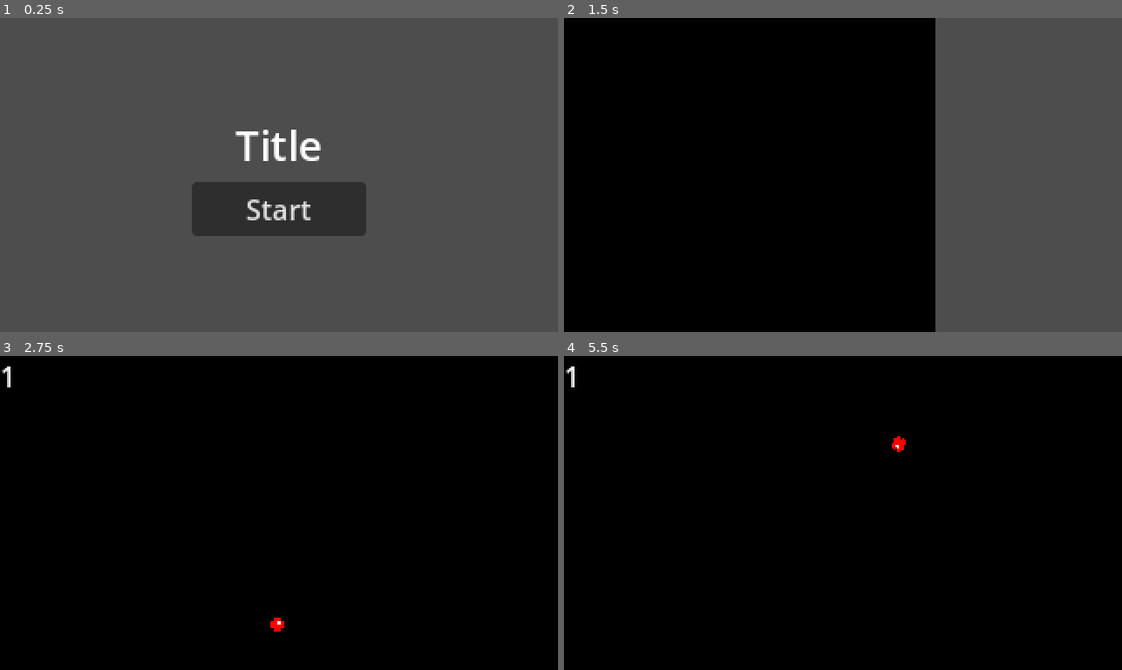
Above: before the commit, frames 1-4 (two rows, left to right).
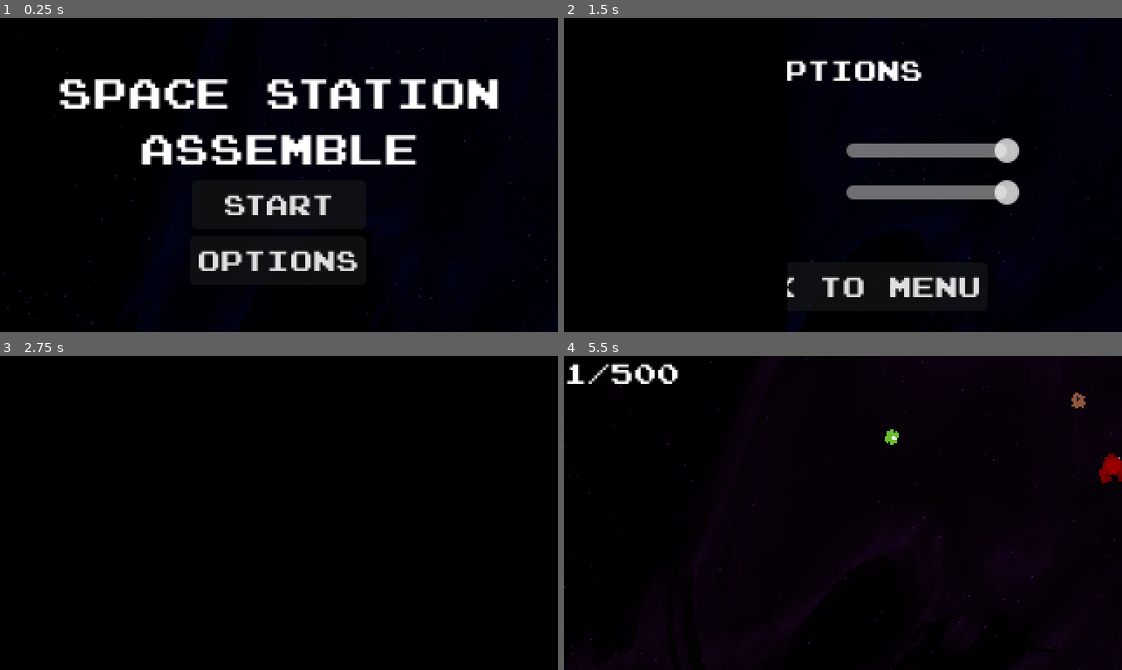
Above: after the commit, the same moments.

Repository: vitorascorrea/gmtk-jam-2024
Game: Godot game, scene res://screens/start_screen.tscn
Two runs of this game, one before a commit and one after it. Both use one fixed random seed, a clock stepped at 60 frames per second and the inputs below. The engine's default icon, where the game draws it, is replaced by a stand-in: a white triangle on a blue panel in a dark square. Sound files missing from this copy of the repository are replaced by a short silence.
Inputs (mouse positions are in pixels of both pictures, inside the frame that each line leads up to):
- Up to frame 1 (0.25 s): no input
- Up to frame 2 (1.5 s): click (843, 259) at 0.5 s, where only the run after the commit has a clickable "Options"; click (843, 209) at 1.25 s, where only the run before the commit has a clickable "Start"
- Up to frame 3 (2.75 s): click (279, 626) at 2 s, where only the run after the commit has a clickable "Back to menu"
- Up to frame 4 (5.5 s): tap Enter at 2.75 s; move the mouse to (965, 497) at 2.77 s; click (965, 497) at 2.85 s; click (843, 541) at 3.5 s, where only the run after the commit has a clickable "Start"; tap Space at 4.25 s; move the mouse to (731, 528) at 4.27 s; right-click (731, 528) at 4.35 s; move the mouse to (898, 443) at 5.02 s; click (898, 443) at 5.1 s

The runs differ from the first frame. In frame 1, 99% of the frame differs, in the area x 0-100%, y 0-100%; in frame 2, 37%; in frame 3, 0.1%; in frame 4, 1.5%.

Commit message:
Audio

Diff:
--- a/entities/collector/collector.gd
+++ b/entities/collector/collector.gd
@@ -11,11 +11,11 @@
 func _ready() -> void:
 	$Core.set_owned()
 	$Core.set_as_core()
-	GlobalVariables.current_child_count = 1
 
 
 func _physics_process(delta: float) -> void:
-	global_position = get_global_mouse_position()
+	var mouse_global_position = get_global_mouse_position()
+	global_position = Vector2(mouse_global_position.x - 2, mouse_global_position.y - 2)
 
 	if Input.is_action_just_pressed("left_click"):
 		var tween = get_tree().create_tween()
--- a/entities/scale_four_colliders/scale_four_collider.tscn
+++ b/entities/scale_four_colliders/scale_four_collider.tscn
@@ -3,18 +3,18 @@
 [ext_resource type="Script" path="res://entities/scale_four_colliders/scale_four_collider.gd" id="1_l836k"]
 [ext_resource type="Texture2D" uid="uid://bl7gmjb6n7qks" path="res://assets/colliders.png" id="2_5udi0"]
 
-[sub_resource type="RectangleShape2D" id="RectangleShape2D_h2jhg"]
-size = Vector2(32, 32)
+[sub_resource type="CircleShape2D" id="CircleShape2D_3sya3"]
+radius = 17.0
 
 [node name="ScaleFourCollider" type="Area2D"]
 script = ExtResource("1_l836k")
 
 [node name="VisibleOnScreenNotifier2D" type="VisibleOnScreenNotifier2D" parent="."]
-position = Vector2(1.43051e-06, -2.38419e-07)
-scale = Vector2(1.6, 1.6)
+position = Vector2(0.500001, 0)
+scale = Vector2(1.05, 1.2)
 
 [node name="CollisionShape2D" type="CollisionShape2D" parent="."]
-shape = SubResource("RectangleShape2D_h2jhg")
+shape = SubResource("CircleShape2D_3sya3")
 
 [node name="Sprite2D" type="Sprite2D" parent="."]
 texture = ExtResource("2_5udi0")
--- a/globals/global_variables.gd
+++ b/globals/global_variables.gd
@@ -1,15 +1,19 @@
 extends Node
 
+# Screens and options
 const START_SCREEN_SCENE = "res://screens/start_screen.tscn"
 const SCENE_TRANSITION_UI_SCENE = "res://globals/scene_transition_ui.tscn"
+var music_volume = 1
+var sfx_volume = 1
 
+# Game constants
+const CHILD_COUNT_GOAL = 500
 const MAX_SCALE = 4
 const CHILD_COUNT_SCALES = {
 	1: 1,
 	2: 50,
 	3: 150,
-	4: 600,
-	5: 900
+	4: 300,
 }
 
 const SCENES_PER_SCALES = {
@@ -19,8 +23,14 @@
 	4: preload("res://entities/scale_four_colliders/scale_four_collider.tscn"),
 }
 
-var current_child_count = 0
+# Game variables
+var current_child_count = 1
 var current_scale = 1
+
+
+func reset():
+	current_child_count = 1
+	current_scale = 1
 
 
 func change_scale(new_scale: int):
--- /dev/null
+++ b/helpers/audio_with_globals.gd
@@ -0,0 +1,28 @@
+class_name AudioWithGlobals extends AudioStreamPlayer2D
+
+enum TYPE {
+	MUSIC,
+	SFX
+}
+
+@export var type: TYPE = TYPE.MUSIC
+@export var should_autoplay: bool = true
+
+
+# Called when the node enters the scene tree for the first time.
+func _ready() -> void:
+	refresh_volume()
+
+	if type == TYPE.MUSIC:
+		process_mode = PROCESS_MODE_ALWAYS
+	if type == TYPE.SFX:
+		process_mode = PROCESS_MODE_INHERIT
+
+	autoplay = should_autoplay
+
+
+func refresh_volume():
+	if type == TYPE.MUSIC:
+		volume_db = linear_to_db(GlobalVariables.music_volume)
+	if type == TYPE.SFX:
+		volume_db = linear_to_db(GlobalVariables.sfx_volume)
--- /dev/null
+++ b/helpers/audio_with_globals.tscn
@@ -0,0 +1,6 @@
+[gd_scene load_steps=2 format=3 uid="uid://b0cqn37dmroj5"]
+
+[ext_resource type="Script" path="res://helpers/audio_with_globals.gd" id="1_6lunf"]
+
+[node name="AudioWithGlobals" type="AudioStreamPlayer2D"]
+script = ExtResource("1_6lunf")
--- a/helpers/collider_factory.gd
+++ b/helpers/collider_factory.gd
@@ -3,14 +3,13 @@
 var current_scale: int = 1
 var previous_scale_ratio: float = 0.2
 var debris_ratio: float = 0.6
-var damaging_ration: float = 0.05
 
 
-func create_collider() -> BaseCollider:
+func create_collider(damaging_ratio: float = 0.05) -> BaseCollider:
 	if current_scale > 1 and randf() <= previous_scale_ratio:
 		return create_collider_with_type(GlobalVariables.SCENES_PER_SCALES[current_scale - 1])
 
-	if current_scale < GlobalVariables.MAX_SCALE and randf() <= damaging_ration:
+	if current_scale < GlobalVariables.MAX_SCALE and randf() <= damaging_ratio:
 		return create_collider_with_type(GlobalVariables.SCENES_PER_SCALES[current_scale + 1])
 
 	return create_collider_with_type(GlobalVariables.SCENES_PER_SCALES[current_scale])
--- /dev/null
+++ b/helpers/nebula.gdshader
@@ -0,0 +1,122 @@
+shader_type canvas_item;
+
+uniform bool stars_on = true;
+
+uniform float timeScaleFactor = .04;
+
+// Make sure to use a seamless noise texture
+uniform sampler2D noise_texture: repeat_enable, filter_linear;
+
+uniform vec4 colour_muiltiplier: source_color = vec4(1.0,1.0,1.0,1.0);
+uniform vec4 colour_muiltiplier2: source_color = vec4(1.0,1.0,1.0,1.0);
+
+uniform float brightness: hint_range(0.0, 3.0, 0.01) = 1.0;
+uniform float clouds_resolution: hint_range(0.0, 10.0, 0.01) = 3.0;
+uniform float clouds_intesity: hint_range(-0.06, 0.0, 0.001) = 0.0;
+uniform float waveyness: hint_range(0.0, 10.0, 0.01) = 0.5;
+uniform float fragmentation: hint_range(0.0, 100.0, 0.01) = 7.0;
+uniform float distortion: hint_range(0.0, 10.0, 0.01) = 0.5;
+uniform float clouds_alpha: hint_range(0.4, 0.6, 0.01) = 0.5;
+uniform float movement: hint_range(0.7, 1.3, 0.01) = 1.0;
+uniform float blur: hint_range(0.0, 10.0, 0.01) = 1.4;
+uniform float blur2: hint_range(0.0, 0.01, 0.00001) = 0.01;
+
+//uniform vec2 direction = vec2(1.0);
+
+//uniform float red =  0.001;
+//uniform float blue = 0.001;
+//uniform float green = 0.001;
+
+float localTime() {
+	return TIME * timeScaleFactor;
+}
+
+mat2 makem2(float theta) {
+	float c = cos(theta);
+	float s = sin(theta);
+	return mat2(vec2(c, -s), vec2(s, c));
+}
+
+float noise(vec2 x) {
+	return texture(noise_texture, x * blur2).x;
+}
+float noisey(vec2 y) {
+	return texture(noise_texture, y * blur2).y;
+}
+
+vec2 gradn(vec2 p) {
+	float ep = .09;
+	float gradx = noise(vec2(p.x + ep, p.y)) - noise(vec2(p.x - ep, p.y));
+	float grady = noisey(vec2(p.x, p.y + ep)) - noisey(vec2(p.x, p.y - ep));
+	return vec2(gradx, grady);
+}
+
+float flow(vec2 p) {
+	float z = 2.;
+	float rz = clouds_intesity;
+	vec2 bp = p;
+
+	for(float i = 1.; i < 7.; ++i) {
+		p += localTime() * .6;
+		bp += localTime() * 5.9;
+		vec2 gr = gradn(i * p * .34 + localTime() * 1.);
+		gr *= makem2(localTime() * 6. - (.05 * p.x + .03 * p.y) * 90.);
+		p += gr * waveyness;
+		rz += (sin(noise(p) * fragmentation) * distortion + clouds_alpha) / z;
+		p = mix(bp, p, movement);
+		z *= blur;
+		p *= 2.;
+		bp *= 1.9;
+	}
+	return rz;
+}
+
+float rand(vec2 st) {
+
+    return fract(sin(dot(st.xy, vec2(12.9898,72.233))) * 53758.5453123);
+}
+
+
+
+void fragment() {
+	vec2 resolution = 1.0 / SCREEN_PIXEL_SIZE;
+	vec2 fragCoord = FRAGCOORD.xy;
+	fragCoord = vec2(fragCoord.x, fragCoord.y - resolution.y );//resolution.y
+
+	vec2 p = fragCoord / resolution - 0.5;
+
+	p.x *= resolution.x / resolution.y;
+
+	p *= clouds_resolution;
+
+	//float red = flow(p * (0.1 / sin(TIME * timeScaleFactor)));
+	//float blue = flow(p * (0.1 / cos(TIME * timeScaleFactor)));
+	//float green = flow(p * (0.1 / sin(TIME * timeScaleFactor)));
+	//float new_red = (red * sin(TIME));
+	//float new_blue = (blue * cos(TIME));
+	//float new_green = (green * sin(TIME));
+	float red = 0.2 * (sin(TIME * 0.1));
+	float blue = 0.1 ;
+	float green = 0.1 ;
+
+
+	float rz = flow(p);
+	vec3 col = vec3(red, blue, green) / rz;
+	col = pow(col, vec3(brightness));
+
+	float stars = 0.0;
+
+	if (rand(SCREEN_UV.xy / 20.0) > 0.995) //0.996
+	{
+		float r = rand(SCREEN_UV.xy);
+		stars = r * (0.5 * sin(TIME * (r * 2.0) + 1000.0 * r) + 0.5);
+	}
+
+	if (stars_on) {
+		COLOR = vec4((col + stars) * colour_muiltiplier.rgb, 1.0) * colour_muiltiplier2;
+	}
+	else {
+		COLOR = vec4((col) * colour_muiltiplier.rgb, 1.0) * colour_muiltiplier2;
+	}
+
+}
--- a/project.godot
+++ b/project.godot
@@ -28,6 +28,10 @@
 window/size/window_height_override=1080
 window/stretch/mode="viewport"
 
+[gui]
+
+theme/custom_font="res://assets/joystix monospace.otf"
+
 [input]
 
 pause={
@@ -56,3 +60,4 @@
 textures/canvas_textures/default_texture_filter=0
 renderer/rendering_method="gl_compatibility"
 renderer/rendering_method.mobile="gl_compatibility"
+environment/defaults/default_clear_color=Color(0, 0, 0, 1)
--- a/screens/main.gd
+++ b/screens/main.gd
@@ -4,6 +4,7 @@
 var pixel_spawn_timer = Timer.new()
 var child_counter_timer = Timer.new()
 
+var last_child_count: int = 1
 var current_scale: int = 1
 const base_screen_dimensions: Vector2 = Vector2(320, 180)
 
@@ -22,34 +23,68 @@
 
 	$Collector.connect("initial_destroyed", _on_collector_initial_destroyed)
 
+	GlobalVariables.reset()
+
 
 func _on_pixel_spawn_timer_timeout():
 	for i in range(pow(2, current_scale)):
-		var collider = collider_factory.create_collider()
+		var damaging_ration = 0.1 / float(current_scale)
+		var collider = collider_factory.create_collider(damaging_ration)
 		var x_zoom_ratio = 1.0 / float($Camera2D.zoom.x)
 		var y_zoom_ratio = 1.0 / float($Camera2D.zoom.y)
 		var x_position = base_screen_dimensions.x * x_zoom_ratio
+		var y_position = randi_range(
+			-(base_screen_dimensions.y * y_zoom_ratio),
+			(base_screen_dimensions.y * y_zoom_ratio)
+		)
 
 		collider.position = Vector2(
 			x_position,
-			randi_range(
-				-(base_screen_dimensions.y * y_zoom_ratio),
-				(base_screen_dimensions.y * y_zoom_ratio)
-			)
+			y_position
 		)
 
 		add_child(collider)
 
 
 func _on_collector_initial_destroyed():
+	$ExplosionAudioPlayer.play()
+	await $ExplosionAudioPlayer.finished
 	$CanvasLayer/PauseMenu.set_label_message("Game over")
 	$CanvasLayer/PauseMenu.trigger()
 	return
 
 
 func _on_child_counted():
-	$CanvasLayer/Label.text = str(GlobalVariables.current_child_count)
+	var different = GlobalVariables.current_child_count != last_child_count
+	var difference = GlobalVariables.current_child_count - last_child_count
+	last_child_count = GlobalVariables.current_child_count
+	update_child_counter()
 
+	if GlobalVariables.current_child_count >= GlobalVariables.CHILD_COUNT_GOAL:
+		$CanvasLayer/PauseMenu.set_label_message("You win!")
+		$CanvasLayer/PauseMenu.trigger()
+		return
+
+	if different:
+		play_child_counter_audio_effect(difference)
+
+	update_scale()
+
+
+func play_child_counter_audio_effect(difference: int):
+	if difference > 0 and not $ConnectAudioPlayer.playing:
+		$ConnectAudioPlayer.play()
+
+	if difference < 0:
+		$ExplosionAudioPlayer.play()
+
+
+
+func update_child_counter():
+	$CanvasLayer/HBoxContainer/ChildCountLabel.text = str(GlobalVariables.current_child_count) + "/" + str(GlobalVariables.CHILD_COUNT_GOAL)
+
+
+func update_scale():
 	if GlobalVariables.current_scale == GlobalVariables.MAX_SCALE:
 		return
 
--- a/screens/main.tscn
+++ b/screens/main.tscn
@@ -1,36 +1,74 @@
-[gd_scene load_steps=4 format=3 uid="uid://dbjbvg5qkdwa3"]
+[gd_scene load_steps=12 format=3 uid="uid://dbjbvg5qkdwa3"]
 
 [ext_resource type="Script" path="res://screens/main.gd" id="1_3p2y8"]
 [ext_resource type="PackedScene" uid="uid://clv0rat1xmide" path="res://entities/collector/collector.tscn" id="2_e64us"]
 [ext_resource type="PackedScene" uid="uid://dlbme2uvym6ce" path="res://screens/pause_menu.tscn" id="3_aw215"]
+[ext_resource type="Texture2D" uid="uid://dk2x4r1k840gj" path="res://assets/noise_texture.jpg" id="3_gq5vm"]
+[ext_resource type="AudioStream" uid="uid://dj5h0o2e6flgd" path="res://assets/explosion.wav" id="4_hlnwo"]
+[ext_resource type="AudioStream" uid="uid://bn575gn3mu4pe" path="res://assets/connect_sound_1.wav" id="5_2sas3"]
+[ext_resource type="AudioStream" uid="uid://biql35w1f87hi" path="res://assets/432171__last_point__space-adventure.mp3" id="6_h3uwv"]
+[ext_resource type="Shader" path="res://helpers/nebula.gdshader" id="7_xnwr5"]
+[ext_resource type="Script" path="res://helpers/audio_with_globals.gd" id="8_tr652"]
+[ext_resource type="Texture2D" uid="uid://g6hoatrrdpg6" path="res://icon.svg" id="8_wvnss"]
+
+[sub_resource type="ShaderMaterial" id="ShaderMaterial_d1kxw"]
+shader = ExtResource("7_xnwr5")
+shader_parameter/stars_on = true
+shader_parameter/timeScaleFactor = 0.01
+shader_parameter/colour_muiltiplier = Color(0.493226, 0.171611, 0.434305, 1)
+shader_parameter/colour_muiltiplier2 = Color(0.525329, 0.250638, 0.813558, 1)
+shader_parameter/brightness = 2.3
+shader_parameter/clouds_resolution = 0.81
+shader_parameter/clouds_intesity = 0.0
+shader_parameter/waveyness = 3.42
+shader_parameter/fragmentation = 7.0
+shader_parameter/distortion = 0.5
+shader_parameter/clouds_alpha = 0.6
+shader_parameter/movement = 1.0
+shader_parameter/blur = 1.4
+shader_parameter/blur2 = 0.00989
+shader_parameter/noise_texture = ExtResource("3_gq5vm")
 
 [node name="Main" type="Node2D"]
 script = ExtResource("1_3p2y8")
 
-[node name="ColorRect" type="ColorRect" parent="."]
-anchors_preset = 8
-anchor_left = 0.5
-anchor_top = 0.5
-anchor_right = 0.5
-anchor_bottom = 0.5
-offset_left = -449.0
-offset_top = -227.0
-offset_right = 750.0
-offset_bottom = 443.0
-grow_horizontal = 2
-grow_vertical = 2
-color = Color(0, 0, 0, 1)
+[node name="Nebula" type="Sprite2D" parent="."]
+material = SubResource("ShaderMaterial_d1kxw")
+position = Vector2(235, 139)
+scale = Vector2(10.4102, 10.6016)
+texture = ExtResource("8_wvnss")
 
 [node name="Camera2D" type="Camera2D" parent="."]
+position = Vector2(80, 45)
 zoom = Vector2(2, 2)
 
 [node name="Collector" parent="." instance=ExtResource("2_e64us")]
-position = Vector2(42, 89)
+position = Vector2(80, 45)
 
 [node name="CanvasLayer" type="CanvasLayer" parent="."]
 
-[node name="Label" type="Label" parent="CanvasLayer"]
-offset_right = 40.0
-offset_bottom = 23.0
+[node name="PauseMenu" parent="CanvasLayer" instance=ExtResource("3_aw215")]
+metadata/_edit_lock_ = true
 
-[node name="PauseMenu" parent="CanvasLayer" instance=ExtResource("3_aw215")]
+[node name="HBoxContainer" type="HBoxContainer" parent="CanvasLayer"]
+offset_right = 58.0
+offset_bottom = 20.0
+
+[node name="ChildCountLabel" type="Label" parent="CanvasLayer/HBoxContainer"]
+layout_mode = 2
+
+[node name="ConnectAudioPlayer" type="AudioStreamPlayer2D" parent="."]
+stream = ExtResource("5_2sas3")
+pitch_scale = 0.7
+script = ExtResource("8_tr652")
+type = 1
+
+[node name="ExplosionAudioPlayer" type="AudioStreamPlayer2D" parent="."]
+stream = ExtResource("4_hlnwo")
+script = ExtResource("8_tr652")
+type = 1
+
+[node name="MusicAudioPlayer" type="AudioStreamPlayer2D" parent="."]
+stream = ExtResource("6_h3uwv")
+autoplay = true
+script = ExtResource("8_tr652")
--- /dev/null
+++ b/screens/options.gd
@@ -0,0 +1,26 @@
+extends Control
+
+
+# Called when the node enters the scene tree for the first time.
+func _ready() -> void:
+	$MarginContainer/VBoxContainer/MusicContainer/HSlider.value = GlobalVariables.music_volume
+	$MarginContainer/VBoxContainer/SFXContainer/HSlider.value = GlobalVariables.sfx_volume
+
+
+# Called every frame. 'delta' is the elapsed time since the previous frame.
+func _process(delta: float) -> void:
+	pass
+
+
+func _on_back_button_pressed() -> void:
+	SceneTransition.transition_to("res://screens/start_screen.tscn")
+
+
+func _on_music_slider_drag_ended(value_changed: bool) -> void:
+	GlobalVariables.music_volume = $MarginContainer/VBoxContainer/MusicContainer/HSlider.value
+
+	$MusicAudioPlayer.refresh_volume()
+
+
+func _on_sfx_slider_drag_ended(value_changed: bool) -> void:
+	GlobalVariables.sfx_volume = $MarginContainer/VBoxContainer/SFXContainer/HSlider.value
--- /dev/null
+++ b/screens/options.tscn
@@ -0,0 +1,115 @@
+[gd_scene load_steps=8 format=3 uid="uid://cb7r8uaolgfaq"]
+
+[ext_resource type="Script" path="res://screens/options.gd" id="1_3ha62"]
+[ext_resource type="Shader" path="res://helpers/nebula.gdshader" id="1_ybony"]
+[ext_resource type="Texture2D" uid="uid://dk2x4r1k840gj" path="res://assets/noise_texture.jpg" id="2_w83ut"]
+[ext_resource type="Texture2D" uid="uid://g6hoatrrdpg6" path="res://icon.svg" id="3_uy2ka"]
+[ext_resource type="AudioStream" uid="uid://biql35w1f87hi" path="res://assets/432171__last_point__space-adventure.mp3" id="5_draxq"]
+[ext_resource type="Script" path="res://helpers/audio_with_globals.gd" id="6_asogf"]
+
+[sub_resource type="ShaderMaterial" id="ShaderMaterial_xtsvx"]
+shader = ExtResource("1_ybony")
+shader_parameter/stars_on = true
+shader_parameter/timeScaleFactor = 0.01
+shader_parameter/colour_muiltiplier = Color(0.493226, 0.171611, 0.434305, 1)
+shader_parameter/colour_muiltiplier2 = Color(0.525329, 0.250638, 0.813558, 1)
+shader_parameter/brightness = 2.3
+shader_parameter/clouds_resolution = 0.81
+shader_parameter/clouds_intesity = 0.0
+shader_parameter/waveyness = 3.42
+shader_parameter/fragmentation = 7.0
+shader_parameter/distortion = 0.5
+shader_parameter/clouds_alpha = 0.6
+shader_parameter/movement = 1.0
+shader_parameter/blur = 1.4
+shader_parameter/blur2 = 0.00989
+shader_parameter/noise_texture = ExtResource("2_w83ut")
+
+[node name="Options" type="Control"]
+layout_mode = 3
+anchors_preset = 15
+anchor_right = 1.0
+anchor_bottom = 1.0
+grow_horizontal = 2
+grow_vertical = 2
+script = ExtResource("1_3ha62")
+
+[node name="Nebula" type="Sprite2D" parent="."]
+material = SubResource("ShaderMaterial_xtsvx")
+position = Vector2(235, 139)
+scale = Vector2(10.4102, 10.6016)
+texture = ExtResource("3_uy2ka")
+
+[node name="MarginContainer" type="MarginContainer" parent="."]
+layout_mode = 1
+anchors_preset = 15
+anchor_right = 1.0
+anchor_bottom = 1.0
+grow_horizontal = 2
+grow_vertical = 2
+theme_override_constants/margin_left = 20
+theme_override_constants/margin_top = 20
+theme_override_constants/margin_right = 20
+
+[node name="VBoxContainer" type="VBoxContainer" parent="MarginContainer"]
+layout_mode = 2
+
+[node name="Title" type="Label" parent="MarginContainer/VBoxContainer"]
+layout_mode = 2
+text = "Options"
+horizontal_alignment = 1
+
+[node name="MarginContainer" type="MarginContainer" parent="MarginContainer/VBoxContainer"]
+layout_mode = 2
+theme_override_constants/margin_top = 20
+
+[node name="MusicContainer" type="HBoxContainer" parent="MarginContainer/VBoxContainer"]
+layout_mode = 2
+size_flags_horizontal = 4
+
+[node name="Music" type="Label" parent="MarginContainer/VBoxContainer/MusicContainer"]
+custom_minimum_size = Vector2(100, 0)
+layout_mode = 2
+text = "Music"
+
+[node name="HSlider" type="HSlider" parent="MarginContainer/VBoxContainer/MusicContainer"]
+custom_minimum_size = Vector2(100, 0)
+layout_mode = 2
+max_value = 1.0
+step = 0.1
+value = 1.0
+
+[node name="SFXContainer" type="HBoxContainer" parent="MarginContainer/VBoxContainer"]
+layout_mode = 2
+size_flags_horizontal = 4
+
+[node name="SFX" type="Label" parent="MarginContainer/VBoxContainer/SFXContainer"]
+custom_minimum_size = Vector2(100, 0)
+layout_mode = 2
+text = "SFX"
+
+[node name="HSlider" type="HSlider" parent="MarginContainer/VBoxContainer/SFXContainer"]
+custom_minimum_size = Vector2(100, 0)
+layout_mode = 2
+max_value = 1.0
+step = 0.1
+value = 1.0
+
+[node name="MarginContainer2" type="MarginContainer" parent="MarginContainer/VBoxContainer"]
+layout_mode = 2
+theme_override_constants/margin_top = 20
+
+[node name="BackButton" type="Button" parent="MarginContainer/VBoxContainer"]
+layout_mode = 2
+size_flags_horizontal = 4
+text = "Back to menu"
+
+[node name="MusicAudioPlayer" type="AudioStreamPlayer2D" parent="."]
+process_mode = 3
+stream = ExtResource("5_draxq")
+autoplay = true
+script = ExtResource("6_asogf")
+
+[connection signal="drag_ended" from="MarginContainer/VBoxContainer/MusicContainer/HSlider" to="." method="_on_music_slider_drag_ended"]
+[connection signal="drag_ended" from="MarginContainer/VBoxContainer/SFXContainer/HSlider" to="." method="_on_sfx_slider_drag_ended"]
+[connection signal="pressed" from="MarginContainer/VBoxContainer/BackButton" to="." method="_on_back_button_pressed"]
--- a/screens/start_screen.gd
+++ b/screens/start_screen.gd
@@ -13,3 +13,7 @@
 
 func _on_button_pressed() -> void:
 	SceneTransition.transition_to("res://screens/main.tscn")
+
+
+func _on_options_button_pressed() -> void:
+	SceneTransition.transition_to("res://screens/options.tscn")
--- a/screens/start_screen.tscn
+++ b/screens/start_screen.tscn
@@ -1,6 +1,29 @@
-[gd_scene load_steps=2 format=3 uid="uid://blqkbx34150j1"]
+[gd_scene load_steps=8 format=3 uid="uid://blqkbx34150j1"]
 
 [ext_resource type="Script" path="res://screens/start_screen.gd" id="1_n2a3l"]
+[ext_resource type="Shader" path="res://helpers/nebula.gdshader" id="2_olrnm"]
+[ext_resource type="Texture2D" uid="uid://dk2x4r1k840gj" path="res://assets/noise_texture.jpg" id="3_4wuu4"]
+[ext_resource type="Texture2D" uid="uid://g6hoatrrdpg6" path="res://icon.svg" id="4_r0a78"]
+[ext_resource type="AudioStream" uid="uid://biql35w1f87hi" path="res://assets/432171__last_point__space-adventure.mp3" id="5_fd0dv"]
+[ext_resource type="Script" path="res://helpers/audio_with_globals.gd" id="6_fjw8r"]
+
+[sub_resource type="ShaderMaterial" id="ShaderMaterial_wfpqu"]
+shader = ExtResource("2_olrnm")
+shader_parameter/stars_on = true
+shader_parameter/timeScaleFactor = 0.01
+shader_parameter/colour_muiltiplier = Color(0.493226, 0.171611, 0.434305, 1)
+shader_parameter/colour_muiltiplier2 = Color(0.525329, 0.250638, 0.813558, 1)
+shader_parameter/brightness = 2.3
+shader_parameter/clouds_resolution = 0.81
+shader_parameter/clouds_intesity = 0.0
+shader_parameter/waveyness = 3.42
+shader_parameter/fragmentation = 7.0
+shader_parameter/distortion = 0.5
+shader_parameter/clouds_alpha = 0.6
+shader_parameter/movement = 1.0
+shader_parameter/blur = 1.4
+shader_parameter/blur2 = 0.00989
+shader_parameter/noise_texture = ExtResource("3_4wuu4")
 
 [node name="StartScreen" type="Control"]
 layout_mode = 3
@@ -10,6 +33,12 @@
 grow_horizontal = 2
 grow_vertical = 2
 script = ExtResource("1_n2a3l")
+
+[node name="Nebula" type="Sprite2D" parent="."]
+material = SubResource("ShaderMaterial_wfpqu")
+position = Vector2(235, 139)
+scale = Vector2(10.4102, 10.6016)
+texture = ExtResource("4_r0a78")
 
 [node name="VBoxContainer" type="VBoxContainer" parent="."]
 layout_mode = 1
@@ -28,7 +57,8 @@
 [node name="Label" type="Label" parent="VBoxContainer"]
 layout_mode = 2
 theme_override_font_sizes/font_size = 24
-text = "Title"
+text = "Space station
+assemble"
 horizontal_alignment = 1
 
 [node name="StartButton" type="Button" parent="VBoxContainer"]
@@ -37,4 +67,16 @@
 size_flags_horizontal = 4
 text = "Start"
 
+[node name="OptionsButton" type="Button" parent="VBoxContainer"]
+custom_minimum_size = Vector2(100, 0)
+layout_mode = 2
+size_flags_horizontal = 4
+text = "Options"
+
+[node name="MusicAudioPlayer" type="AudioStreamPlayer2D" parent="."]
+stream = ExtResource("5_fd0dv")
+autoplay = true
+script = ExtResource("6_fjw8r")
+
 [connection signal="pressed" from="VBoxContainer/StartButton" to="." method="_on_button_pressed"]
+[connection signal="pressed" from="VBoxContainer/OptionsButton" to="." method="_on_options_button_pressed"]
Binary file changed: aseprite/colliders.aseprite
Not shown, added: assets/432171__last_point__space-adventure.mp3.import
Not shown, added: assets/clang.wav.import
Binary file changed: assets/colliders.png
Not shown, added: assets/connect_sound_1.wav.import
Not shown, added: assets/connect_sound_2.wav.import
Not shown, added: assets/connect_sound_3.wav.import
Not shown, added: assets/explosion.wav.import
Binary file added: assets/joystix monospace.otf
Not shown, added: assets/joystix monospace.otf.import
Binary file added: assets/noise_texture.jpg
Not shown, added: assets/noise_texture.jpg.import
(and 6 more such lines)
